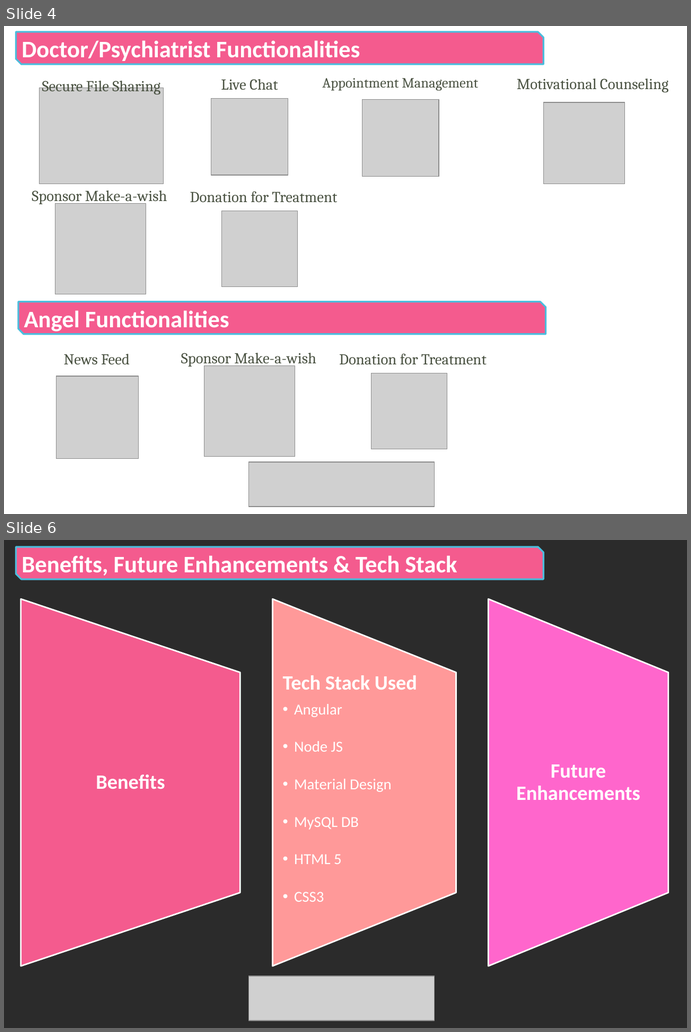
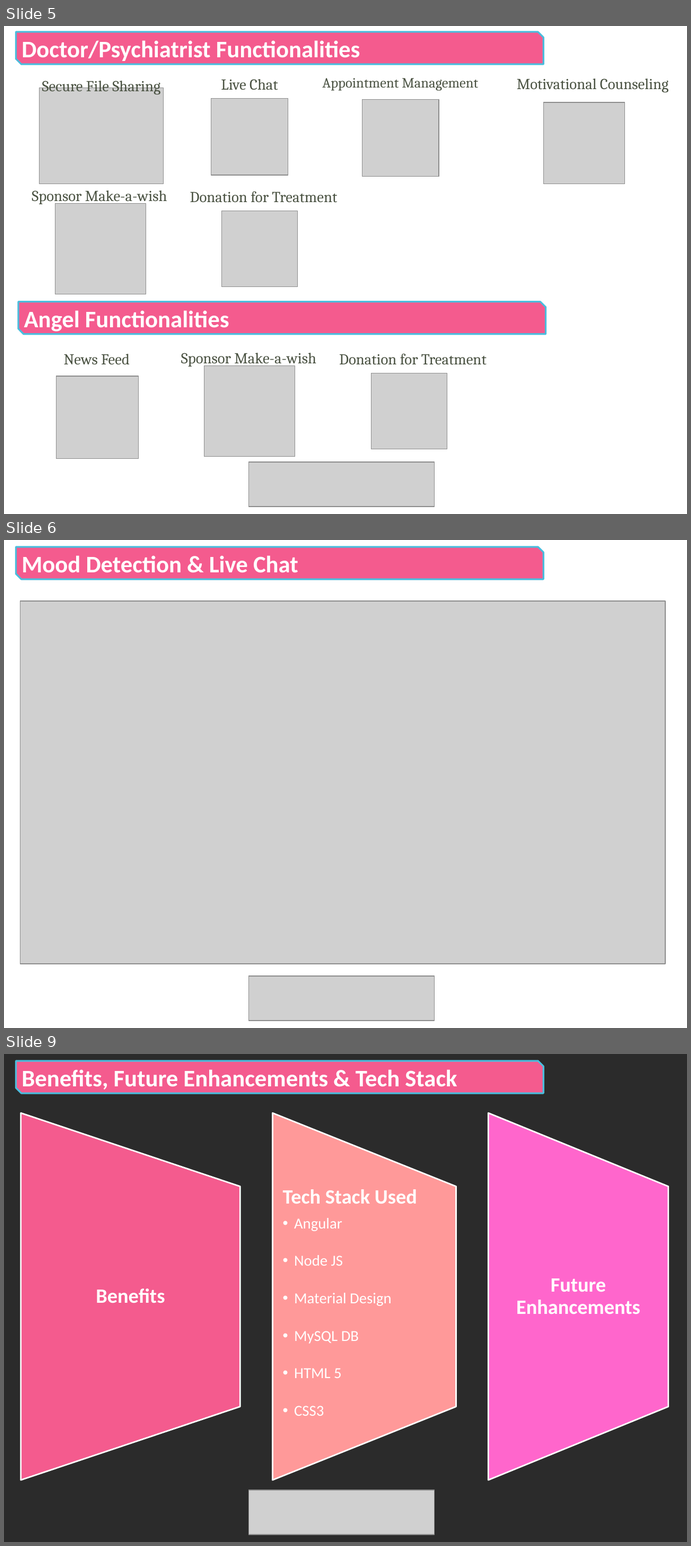
Before and after one commit to charcharan/hack-for-pink-2020, a slide deck: B-Team_Flamingo_Infosys.pptx. Shown one above the other, each under a label of ours: slides 4 and 6 before the commit, slides 5, 6 and 9 after it; the slides between them are not shown. The pictures are 691x1032 and 691x1546 pixels, drawn with LibreOffice and Linux fonts; fonts in the diff are those of the drawing; grey boxes stand for pictures; background and template pictures are left out; a plain dark background stands for a picture behind light text. Boxes give left, top, right and bottom in pixels: in the first picture for what was removed or moved away, otherwise in the second. Text is boxed around its words. In the diff, an @@ line names an element or a change of style, - is before the commit and + after.

```diff
--- a/B-Team_Flamingo_Infosys.pptx
+++ b/B-Team_Flamingo_Infosys.pptx
@@ slide 6 added at [4, 540, 687, 1028], background picture (left out) @@
@@ snip diag rect added at [16, 547, 544, 579], fill #F45B8E, outline #4ABDDD 2 pt, 28 pt, text #FFFFFF, bold @@
+Mood Detection & Live Chat
@@ picture added at [20, 601, 665, 963] @@
@@ picture added at [248, 976, 434, 1020] @@
@@ what was slide 4 is now slide 5 @@
@@ what was slide 6 is now slide 9 @@
```
Also in this commit, not shown: 1 slide changed, 3 other slides added, 1 slide removed, 3 other files.
